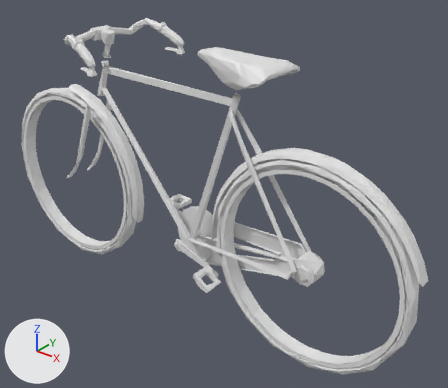
The FBX model Assets/prefabs/lowpolycycle4.fbx: old version first, new version second.
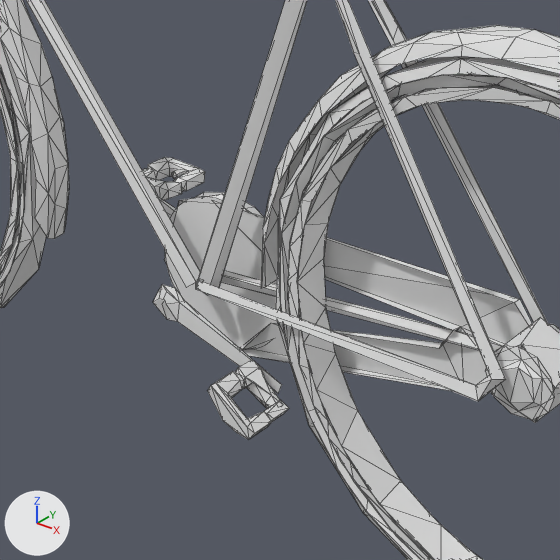
Old and new are each drawn whole from a 50 mm lens placed at (335.0, -382.0, 374.0), pointed at (12.0, 23.0, 123.0) and again close up on the part from 27% to 71% of the width and 36% to 86% of the height. The axes (+X, +Y, +Z) are drawn at lower left. The lights are the same throughout. The close-ups show mesh edges as thin lines. Where no turn or scale is listed for an object, it has been applied to the vertices. Vertices at the same position are counted once.

Names of what the first close-up shows: 'BICYCLE chasis piezaDelante_2'.
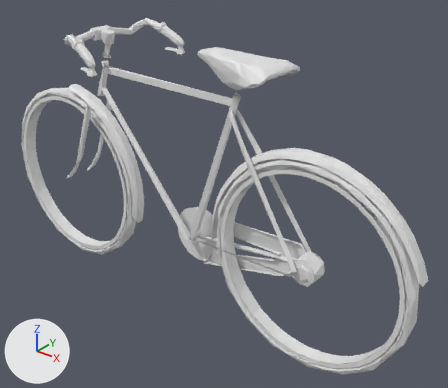
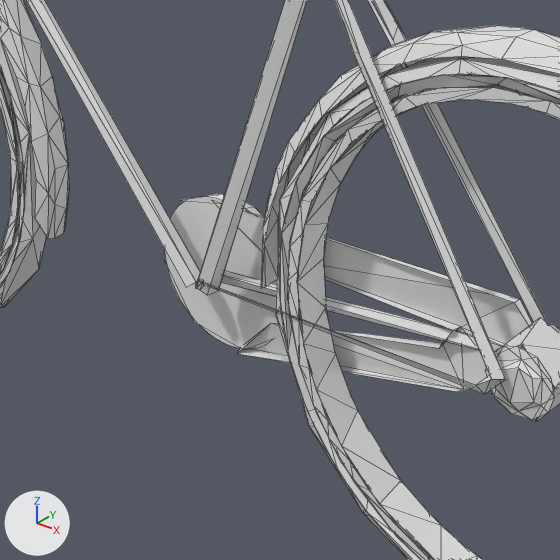
Location of each change, (x1, y1, x2, y2) in pixels of the close-ups (560 x 560 px):
part 1 of me_mesh_001, deleted
    before: (171, 170, 182, 179)
part 2 of me_mesh_001, cut back
    before: (142, 157, 506, 440)

What the commit changed:
me_mesh_001 is used by ob_bicycle_chasis_piezadelante_2; location (0.0, 0.0, 0.0).
me_mesh_001 had 2185 vertices, 2844 faces and spanned x -272.0..217.0, y -57.0..56.0, z 5.0..267.0.
me_mesh_001 now has 1972 vertices, 2504 faces and spans x -272.0..217.0, y -57.0..56.0, z 5.0..267.0.
me_mesh_001 part 1: 7 loose pieces with 41 vertices, spanning x -60.0..-45.0, y 32.0..41.0, z 91.0..94.0, are deleted.
Part 2, on me_mesh_001:
172 vertices are removed from x -63.0..111.0, y -41.0..39.0, z 55.0..98.0.
326 faces are deleted.
1 vertex moves within x -59.0, y 39.0, z 92.0.
